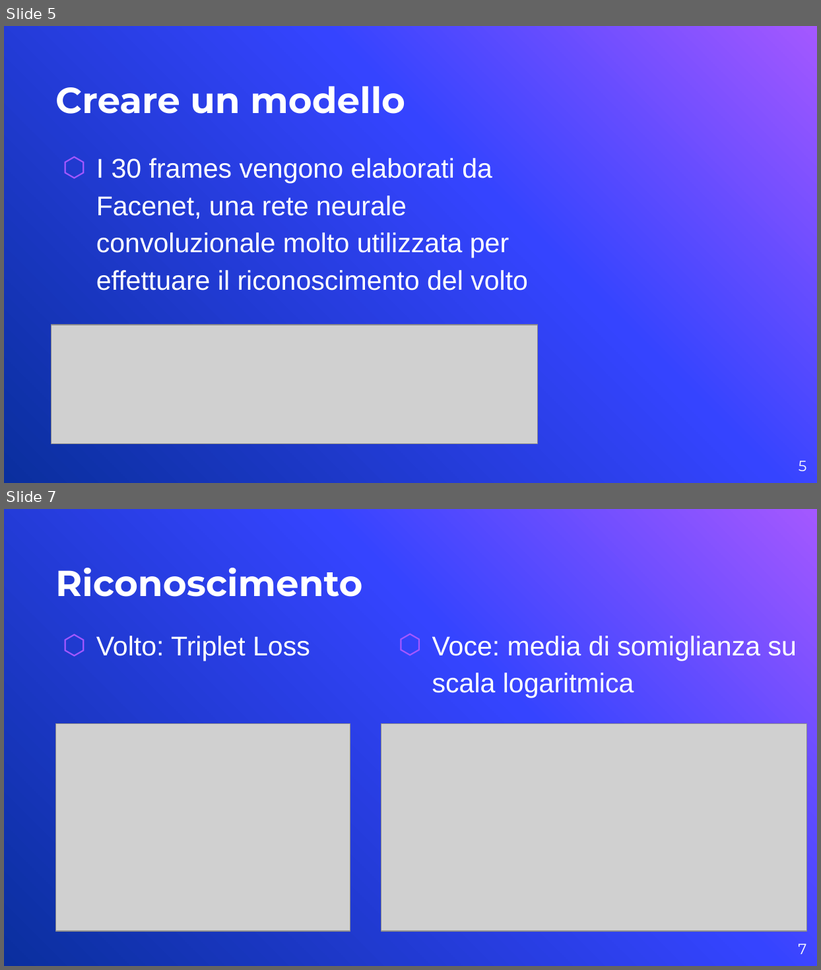
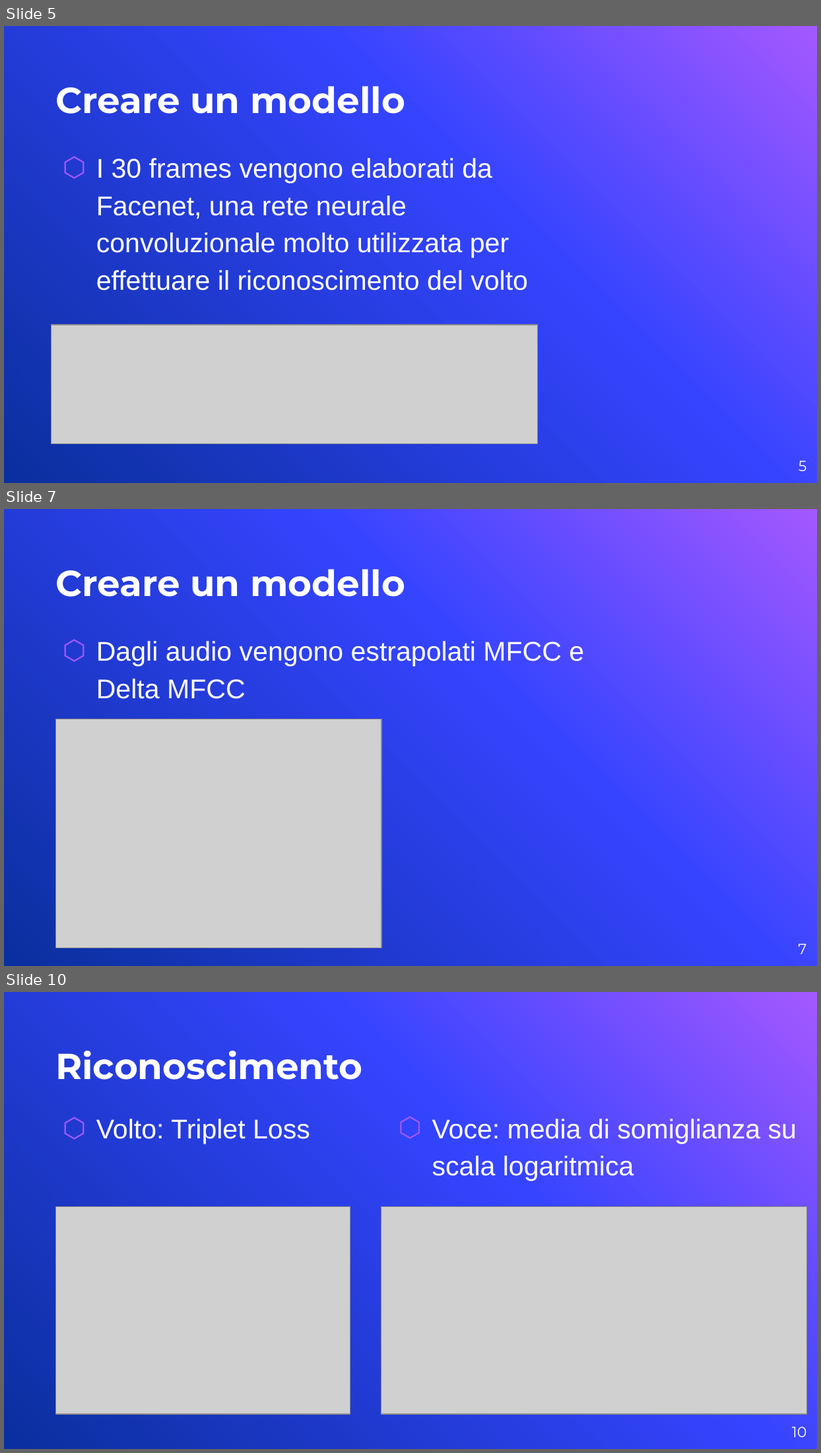
Before and after one commit to AmedeoD96/Citofono, a slide deck: Progetto/Documentazione/Presentazione.pptx. Shown one above the other, each under a label of ours: slides 5 and 7 before the commit, slides 5, 7 and 10 after it; the slides between them are not shown. The pictures are 821x970 and 821x1453 pixels, drawn with LibreOffice and Linux fonts; fonts in the diff are those of the drawing; grey boxes stand for pictures; background and template pictures are left out. Boxes give left, top, right and bottom in pixels: in the first picture for what was removed or moved away, otherwise in the second. Text is boxed around its words. In the diff, an @@ line names an element or a change of style, - is before the commit and + after.

```diff
--- a/Progetto/Documentazione/Presentazione.pptx
+++ b/Progetto/Documentazione/Presentazione.pptx
@@ slide 7 added at <box>4,509,817,966</box>, background picture (left out) @@
@@ title added at <box>55,569,405,597</box>, 32 pt, text #FFFFFF, bold @@
+Creare un modello
@@ text added at <box>96,641,584,699</box>, 24 pt, text #FFFFFF @@
+⬡ Dagli audio vengono estrapolati MFCC e Delta MFCC
@@ picture added at <box>55,720,382,948</box> @@
@@ page number added at <box>798,944,807,955</box>, 13 pt, text #FFFFFF @@
+7
@@ what was slide 7 is now slide 10 @@
@@ page number at <box>792,1427,807,1438</box>: text changed @@
-7
+10
```
Also in this commit, not shown: 4 slides changed, 3 other slides added.
